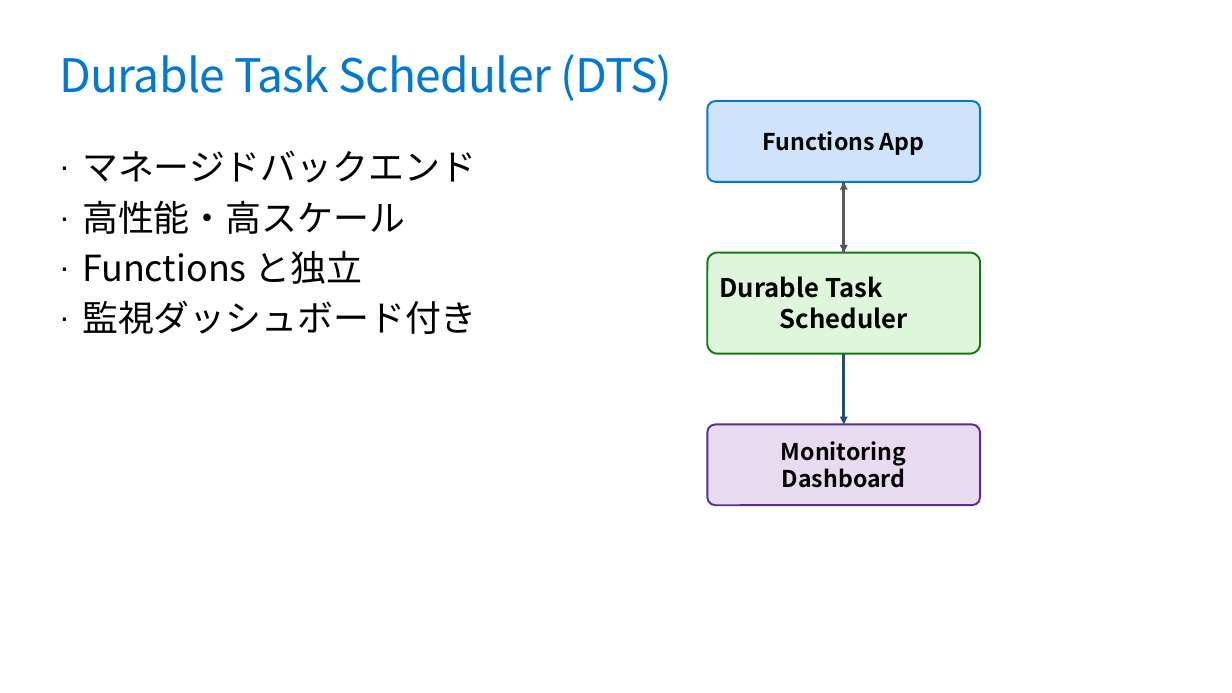
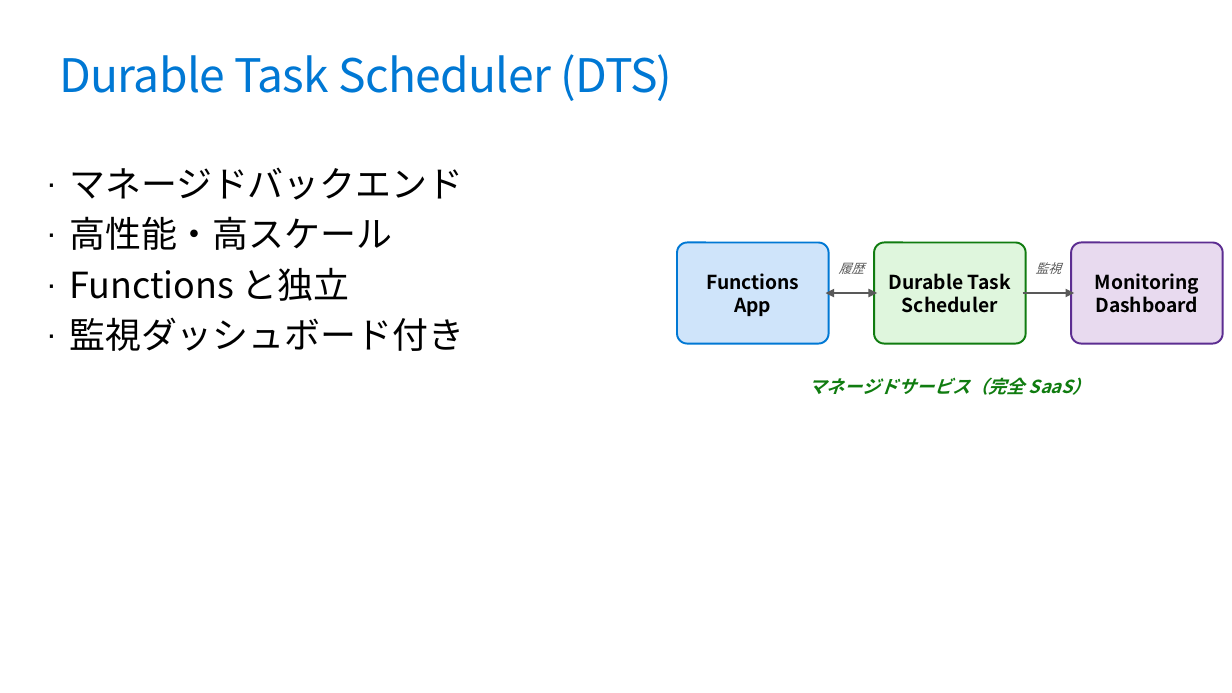
Before and after one commit to runceel/yonayona-durable, a slide deck: slide 16 of slides/slides.pptx. Drawn at 1232x693 pixels with LibreOffice and Linux fonts; fonts in the diff are those of the drawing; background and template pictures are left out. Boxes give left, top, right and bottom in pixels: in the first picture for what was removed or moved away, otherwise in the second. Text is boxed around its words. In the diff, an @@ line names an element or a change of style, - is before the commit and + after.

```diff
--- a/slides/slides.pptx
+++ b/slides/slides.pptx
@@ text "マネージドバックエンド": place and size @@
-text "マネージドバックエンド" at <box>82,150,477,334</box>
+text "マネージドバックエンド" at <box>69,167,464,351</box>
@@ arrow removed from (844, 252) to (844, 182) @@
@@ rounded rectangle "Functions": place and size @@
-rounded rectangle "Functions" at <box>708,101,981,181</box>
+rounded rectangle "Functions" at <box>677,242,829,343</box>
@@ text added at <box>839,263,865,274</box>, 10 pt, text #595959, italic @@
+履歴
@@ rounded rectangle "Durable Task": place and size @@
-rounded rectangle "Durable Task" at <box>708,252,981,353</box>
+rounded rectangle "Durable Task" at <box>874,242,1026,343</box>
@@ text added at <box>1036,262,1062,274</box>, 10 pt, text #595959, italic @@
+監視
@@ rounded rectangle "Monitoring": place and size @@
-rounded rectangle "Monitoring" at <box>708,424,981,505</box>
+rounded rectangle "Monitoring" at <box>1071,242,1223,343</box>
@@ text in rounded rectangle at <box>706,273,799,316</box>: text changed; size 18 to 15 pt @@
-Functions App
+Functions
+App
@@ arrow moved from (844, 182) - (844, 252) to (825, 293) - (877, 293) @@
@@ arrow (825, 293) - (877, 293): arrow to double arrow; stroke #1F4E79 2 pt to #595959 2.25 pt @@
@@ text in rounded rectangle at <box>889,273,1011,313</box>: text changed; size 20 to 15 pt @@
-Durable Task
-Scheduler
+Durable Task
+Scheduler
@@ arrow added from (1023, 293) to (1075, 293), #595959 2.25 pt @@
@@ text in rounded rectangle at <box>1095,273,1199,313</box>: text changed; size 18 to 15 pt @@
-Monitoring Dashboard
+Monitoring
+Dashboard
@@ arrow removed from (844, 354) to (844, 424) @@
@@ text added at <box>809,377,1091,395</box>, 14 pt, text #107C10, bold, italic @@
+マネージドサービス（完全 SaaS）
```
Also in this commit, not shown: 4 other slides changed.
